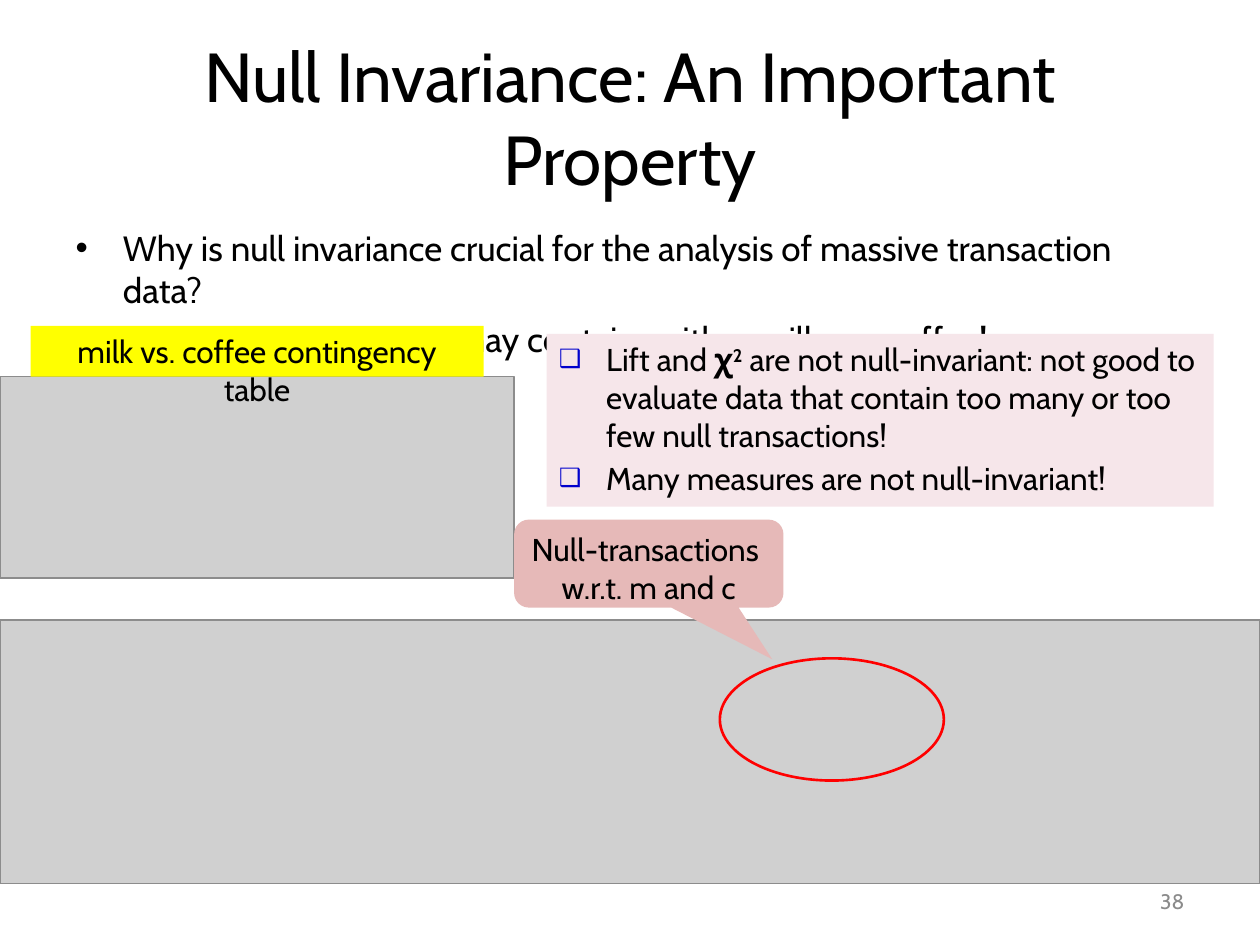
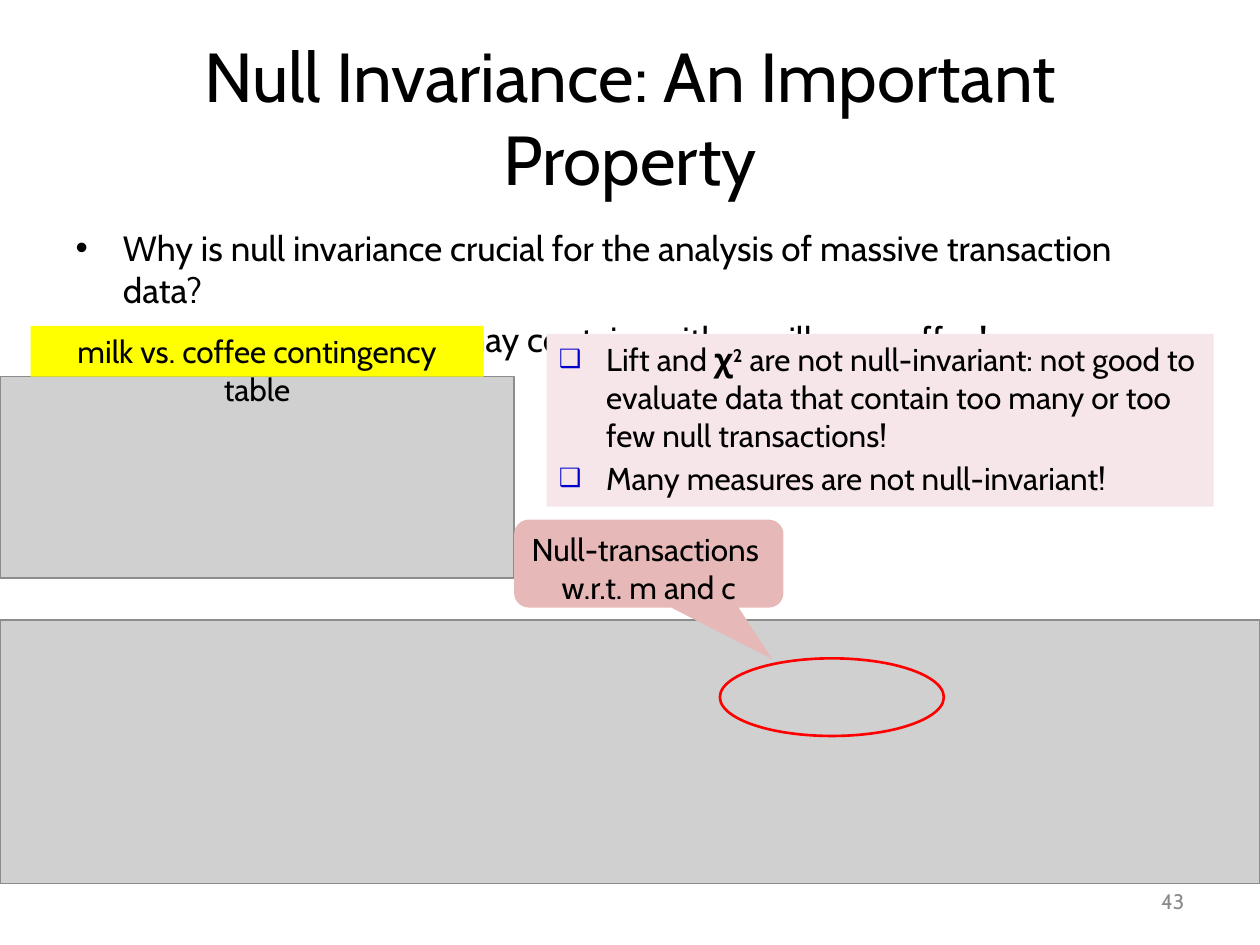
Before and after one commit to mjiang89/mjiang89.github.io, a slide deck: slide 43 of teaching/CS412Summer17-Chapter6.pptx (slide 38 before the commit). Drawn at 1260x945 pixels with LibreOffice and Linux fonts; fonts in the diff are those of the drawing; grey boxes stand for pictures. Boxes give left, top, right and bottom in pixels: in the first picture for what was removed or moved away, otherwise in the second. Text is boxed around its words. In the diff, an @@ line names an element or a change of style, - is before the commit and + after.

```diff
--- a/teaching/CS412Summer17-Chapter6.pptx
+++ b/teaching/CS412Summer17-Chapter6.pptx
@@ ellipse: place and size @@
-ellipse at (719,659,944,781)
+ellipse at (719,659,944,737)
@@ page number at (1161,894,1184,909): text changed @@
-38
+43
```
Also in this commit, not shown: 16 other slides changed, 6 slides added, 1 slide removed, 2 other files.
